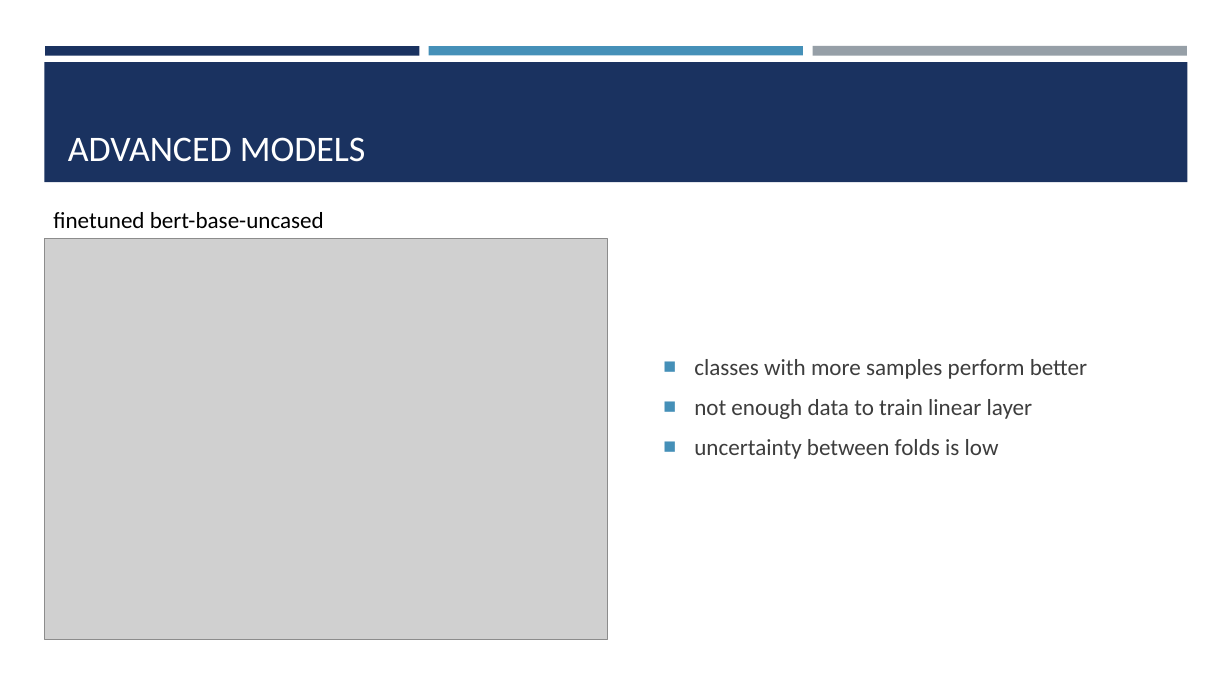
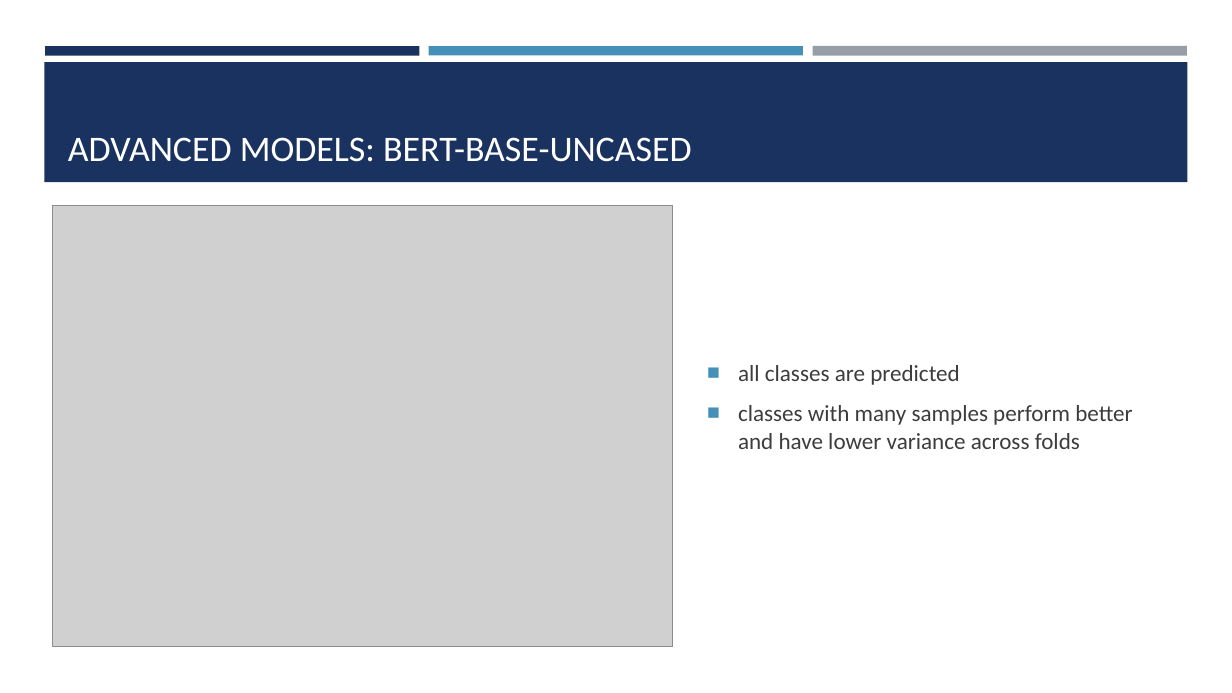
Before and after one commit to josefweibel/nlp-medical-project, a slide deck: slide 14 of presentations/Final Presentation.pptx (slide 13 before the commit). Drawn at 1232x693 pixels with LibreOffice and Linux fonts; fonts in the diff are those of the drawing; grey boxes stand for pictures. Boxes give left, top, right and bottom in pixels: in the first picture for what was removed or moved away, otherwise in the second. Text is boxed around its words. In the diff, an @@ line names an element or a change of style, - is before the commit and + after.

```diff
--- a/presentations/Final Presentation.pptx
+++ b/presentations/Final Presentation.pptx
@@ title at <box>68,137,692,162</box>: text changed @@
-ADVANCED MODELS
+ADVANCED MODELS: BERT-BASE-UNCASED
@@ picture: place and size @@
-picture at <box>44,238,608,639</box>
+picture at <box>53,206,673,647</box>
@@ text removed at <box>53,212,324,228</box> @@
-finetuned bert-base-uncased
@@ text at <box>738,365,1132,449</box>: text changed @@
-■ classes with more samples perform better
-■ not enough data to train linear layer
-■ uncertainty between folds is low
+■ all classes are predicted
+■ classes with many samples perform better and have lower variance across folds
```
Also in this commit, not shown: 14 other slides changed, 14 slides added, 1 slide removed, 2 other files.
